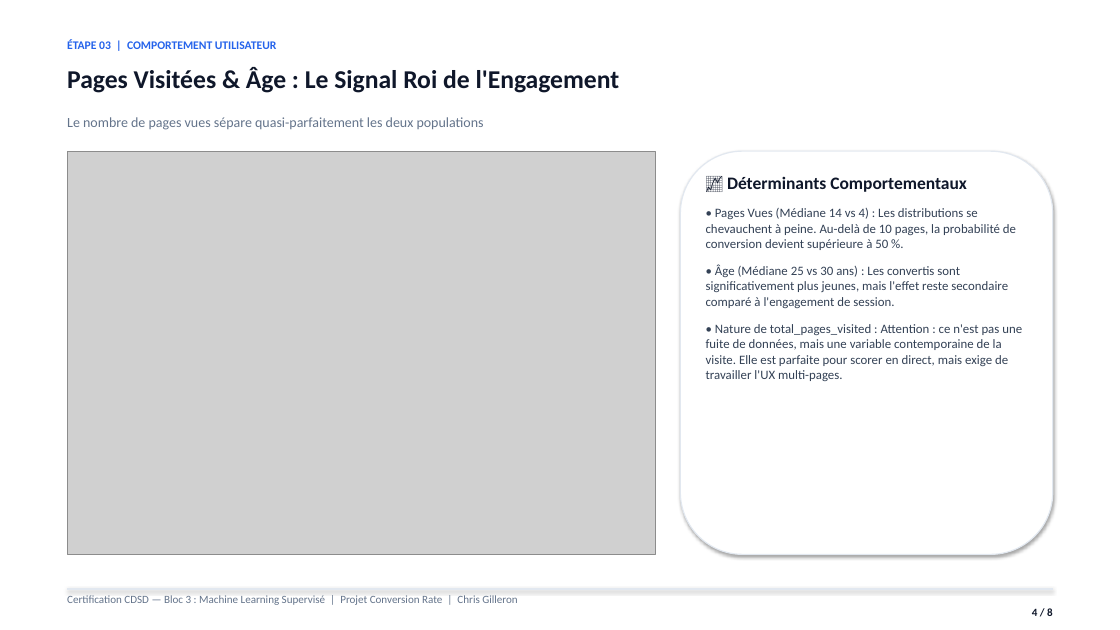
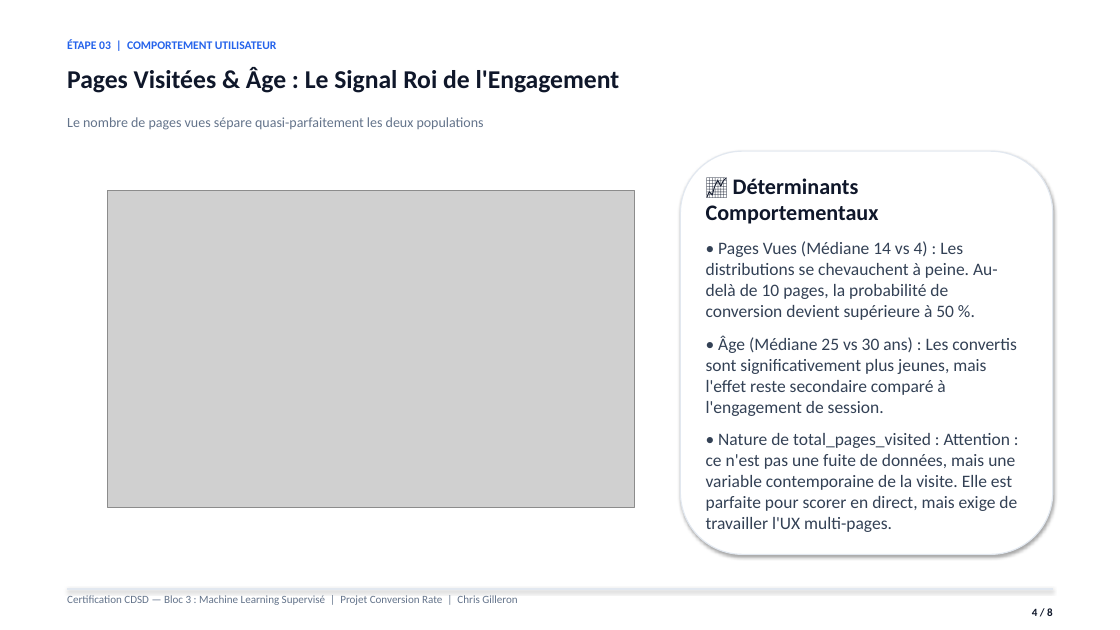
Before and after one commit to Elkristobal59/CERTIFICATION_CDSD, a slide deck: slide 4 of Bloc_3_Machine_Learning/Conversion_Rate/Conversion_rate_presentation.pptx. Drawn at 1120x630 pixels with LibreOffice and Linux fonts; fonts in the diff are those of the drawing; grey boxes stand for pictures. Boxes give left, top, right and bottom in pixels: in the first picture for what was removed or moved away, otherwise in the second. Text is boxed around its words. In the diff, an @@ line names an element or a change of style, - is before the commit and + after.

```diff
--- a/Bloc_3_Machine_Learning/Conversion_Rate/Conversion_rate_presentation.pptx
+++ b/Bloc_3_Machine_Learning/Conversion_Rate/Conversion_rate_presentation.pptx
@@ text "📈 Déterminants Comportementaux" at (706,178,1017,532): size 15 to 19 pt in "📈 Déterminants Comportementaux"; size 11 to 15 pt @@
@@ picture: place and size @@
-picture at (67,151,655,555)
+picture at (108,190,634,507)
```
Also in this commit, not shown: 5 other slides changed, 25 other files.
